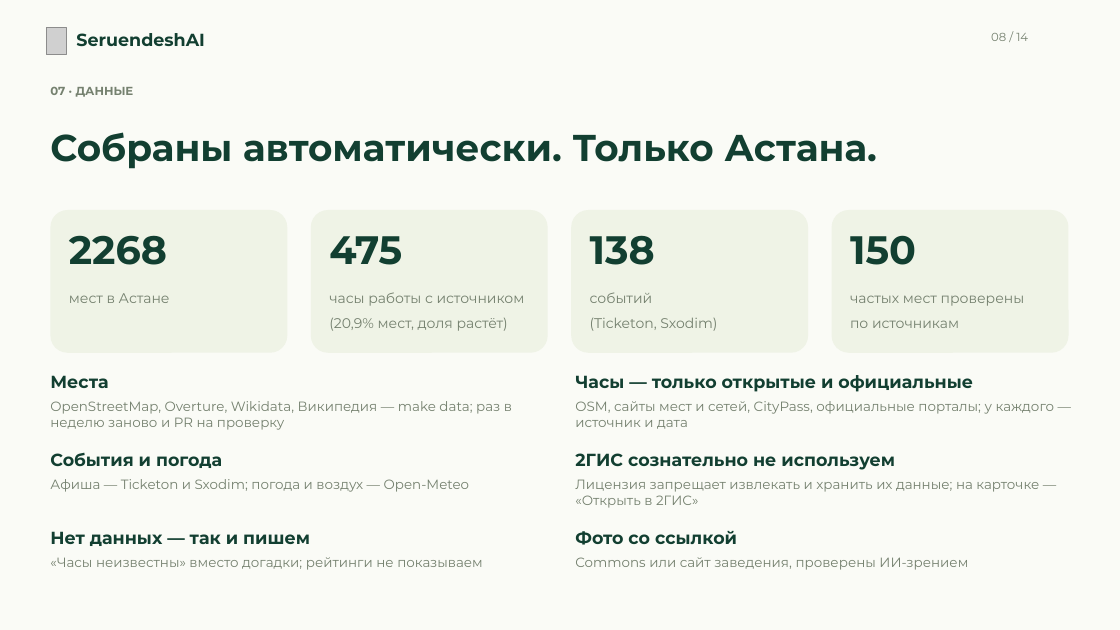
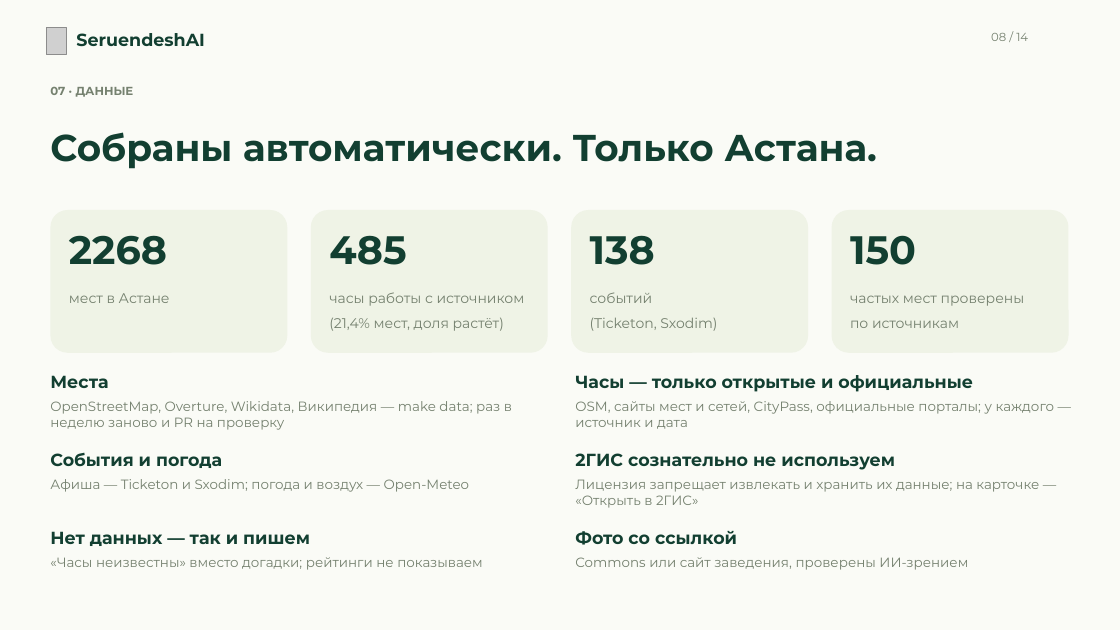
Before and after one commit to Abegerov4/SeruendeshAI, a slide deck: slide 8 of docs/presentation/SeruendeshAI-presentation.pptx. Drawn at 1120x630 pixels with LibreOffice and Linux fonts; fonts in the diff are those of the drawing; grey boxes stand for pictures. Boxes give left, top, right and bottom in pixels: in the first picture for what was removed or moved away, otherwise in the second. Text is boxed around its words. In the diff, an @@ line names an element or a change of style, - is before the commit and + after.

```diff
--- a/docs/presentation/SeruendeshAI-presentation.pptx
+++ b/docs/presentation/SeruendeshAI-presentation.pptx
@@ text at (329,235,406,265): text changed @@
-475
+485
@@ text at (329,318,504,331): text changed @@
-(20,9% мест, доля растёт)
+(21,4% мест, доля растёт)
```
Also in this commit, not shown: 1 other slide changed, 4 other files.
